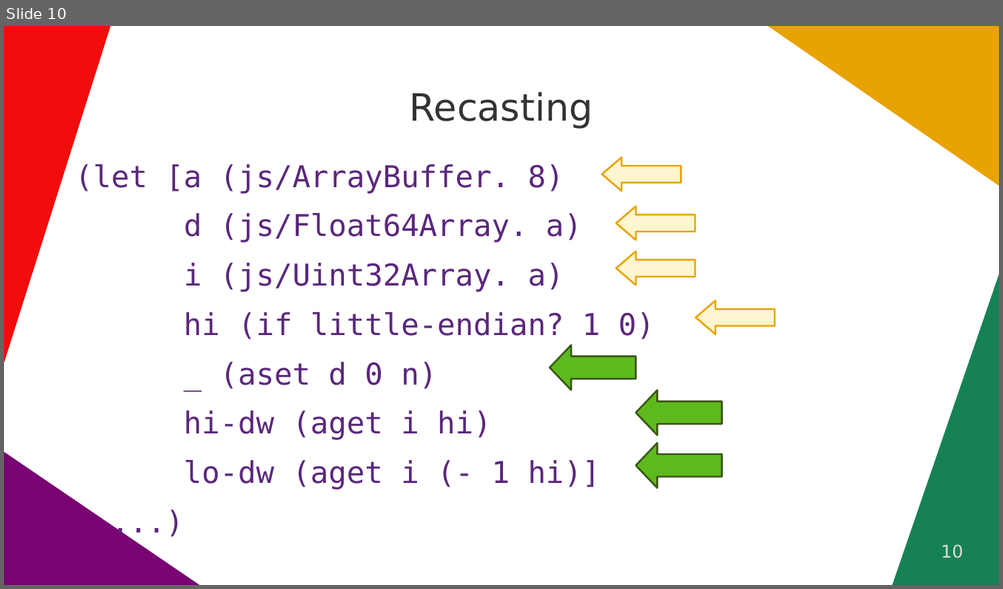
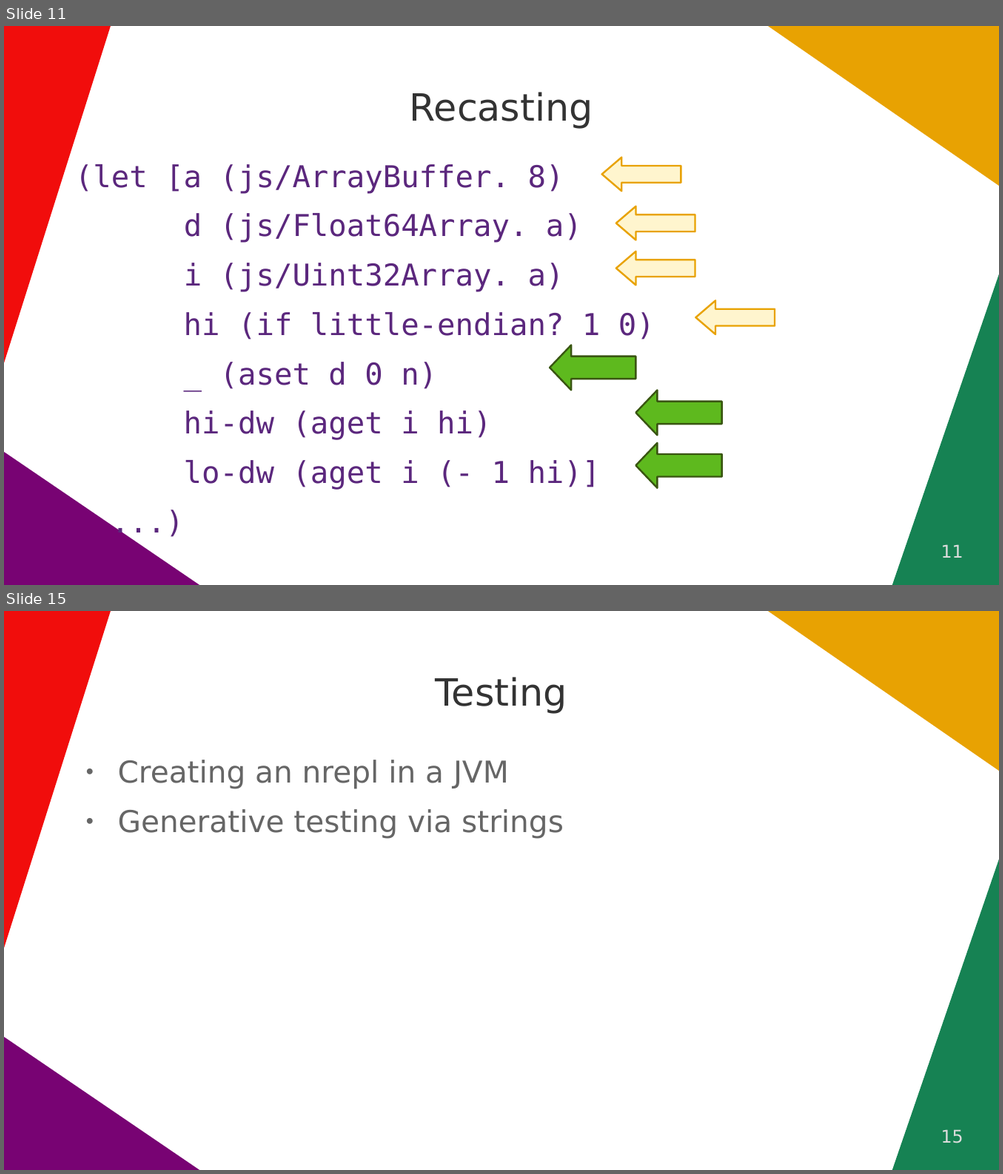
Before and after one commit to quoll/cljs-math, a slide deck: docs/ClojureDays2022.odp. Shown one above the other, each under a label of ours: slide 10 before the commit, slides 11 and 15 after it; the slides between them are not shown. The pictures are 1003x589 and 1003x1174 pixels, drawn with LibreOffice and Linux fonts; fonts in the diff are those of the drawing. Boxes give left, top, right and bottom in pixels: in the first picture for what was removed or moved away, otherwise in the second. Text is boxed around its words. In the diff, an @@ line names an element or a change of style, - is before the commit and + after.

```diff
--- a/docs/ClojureDays2022.odp
+++ b/docs/ClojureDays2022.odp
@@ slide 15 added at [4, 611, 999, 1170], background #FFFFFF; not listed: 4 template elements that a slide beside it also shows @@
@@ title added at [435, 677, 567, 714], 30 pt, text #333333 @@
+Testing
@@ text added at [118, 760, 563, 839], 24 pt, text #666666 @@
+● Creating an nrepl in a JVM
+● Generative testing via strings
@@ page number added at [941, 1130, 963, 1144], 14 pt, text #DDDDDD @@
+15
@@ what was slide 10 is now slide 11 @@
@@ page number at [941, 545, 963, 558]: text changed @@
-10
+11
```
Also in this commit, not shown: 3 slides changed, 4 other slides added.
